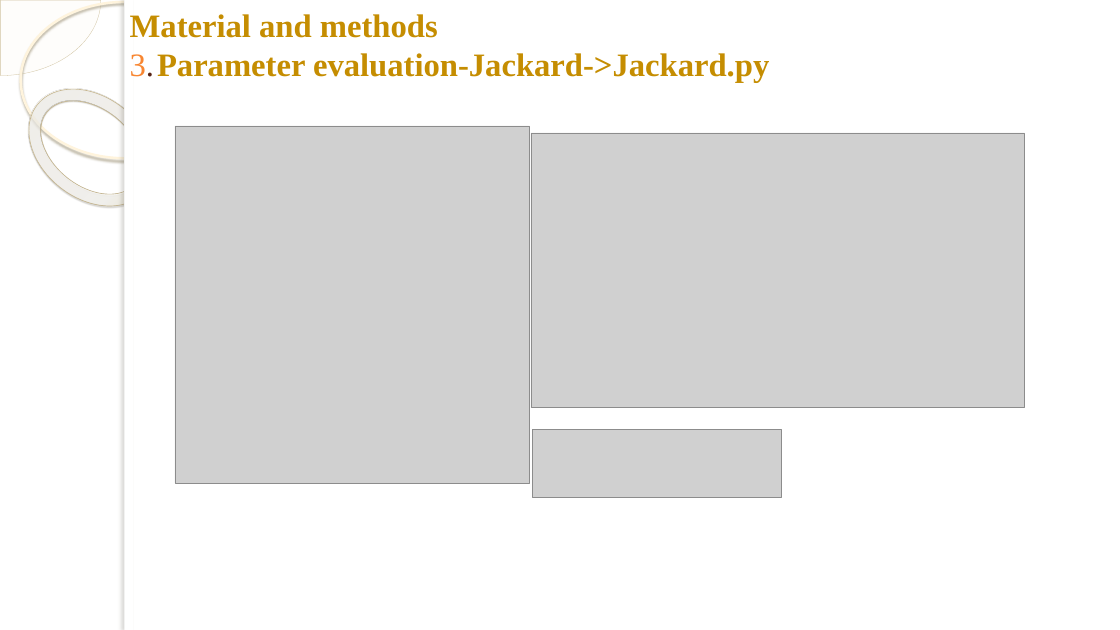
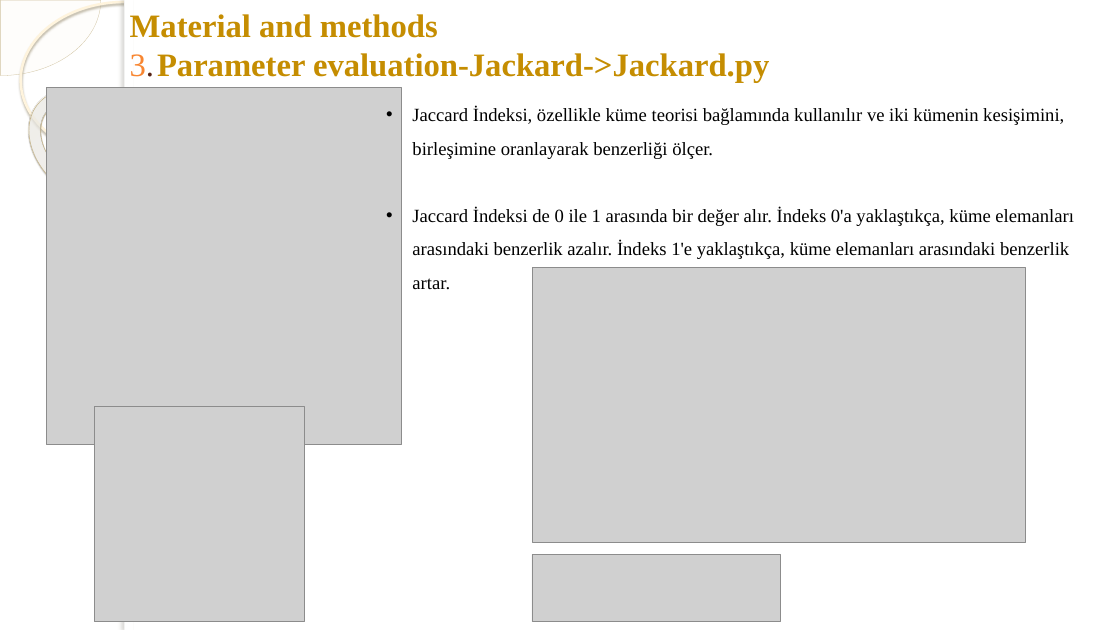
Before and after one commit to akaraci/Makine-Ogrenmesi, a slide deck: slide 4 of Sunular/MÖT-Hafta-6-Image Segmentation - Başarı Metrikleri.pptx. Drawn at 1120x630 pixels with LibreOffice and Linux fonts; fonts in the diff are those of the drawing; grey boxes stand for pictures; background and template pictures are left out. Boxes give left, top, right and bottom in pixels: in the first picture for what was removed or moved away, otherwise in the second. Text is boxed around its words. In the diff, an @@ line names an element or a change of style, - is before the commit and + after.

```diff
--- a/Sunular/MÖT-Hafta-6-Image Segmentation - Başarı Metrikleri.pptx
+++ b/Sunular/MÖT-Hafta-6-Image Segmentation - Başarı Metrikleri.pptx
@@ picture: place and size @@
-picture at (175, 126, 529, 483)
+picture at (47, 87, 402, 444)
@@ text added at (412, 107, 1074, 290), 16 pt, text #000000 @@
+• Jaccard İndeksi, özellikle küme teorisi bağlamında kullanılır ve iki kümenin kesişimini, birleşimine oranlayarak benzerliği ölçer.
+• Jaccard İndeksi de 0 ile 1 arasında bir değer alır. İndeks 0'a yaklaştıkça, küme elemanları arasındaki benzerlik azalır. İndeks 1'e yaklaştıkça, küme elemanları arasındaki benzerlik artar.
@@ picture: place and size @@
-picture at (531, 133, 1025, 408)
+picture at (532, 267, 1026, 542)
@@ picture added at (94, 406, 304, 622) @@
@@ picture: place and size @@
-picture at (533, 429, 781, 497)
+picture at (532, 555, 781, 622)
```
Also in this commit, not shown: 3 other slides changed, 1 other file.
